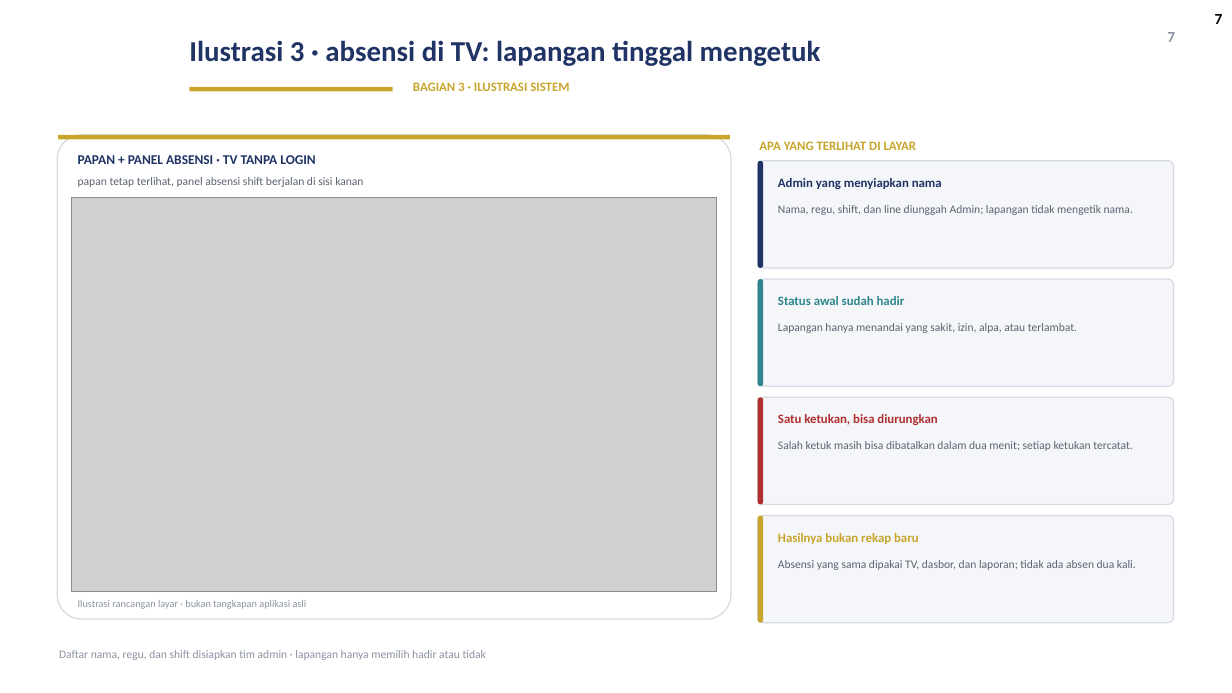
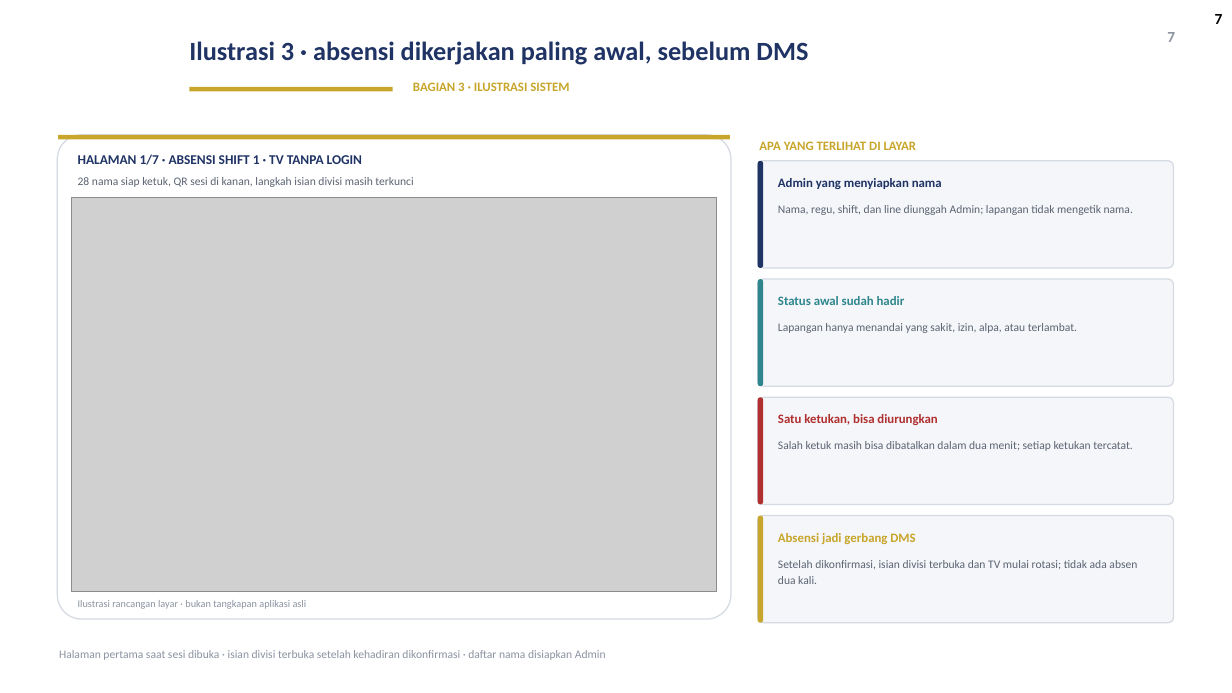
Before and after one commit to GalaxyDust/DailyMonitoringSystem_App, a slide deck: slide 7 of docs/laporan/DMS_Digitalisasi_v1.pptx. Drawn at 1232x693 pixels with LibreOffice and Linux fonts; fonts in the diff are those of the drawing; grey boxes stand for pictures; background and template pictures are left out. Boxes give left, top, right and bottom in pixels: in the first picture for what was removed or moved away, otherwise in the second. Text is boxed around its words. In the diff, an @@ line names an element or a change of style, - is before the commit and + after.

```diff
--- a/docs/laporan/DMS_Digitalisasi_v1.pptx
+++ b/docs/laporan/DMS_Digitalisasi_v1.pptx
@@ title at [189, 41, 808, 65]: text changed; size 22.5 to 20.5 pt @@
-Ilustrasi 3 · absensi di TV: lapangan tinggal mengetuk
+Ilustrasi 3 · absensi dikerjakan paling awal, sebelum DMS
@@ text at [78, 154, 362, 165]: text changed @@
-PAPAN + PANEL ABSENSI · TV TANPA LOGIN
+HALAMAN 1/7 · ABSENSI SHIFT 1 · TV TANPA LOGIN
@@ text at [78, 177, 413, 187]: text changed @@
-papan tetap terlihat, panel absensi shift berjalan di sisi kanan
+28 nama siap ketuk, QR sesi di kanan, langkah isian divisi masih terkunci
@@ text at [778, 533, 915, 544]: text changed @@
-Hasilnya bukan rekap baru
+Absensi jadi gerbang DMS
@@ text at [778, 560, 1137, 584]: text changed @@
-Absensi yang sama dipakai TV, dasbor, dan laporan; tidak ada absen dua kali.
+Setelah dikonfirmasi, isian divisi terbuka dan TV mulai rotasi; tidak ada absen dua kali.
@@ text at [59, 650, 606, 660]: text changed @@
-Daftar nama, regu, dan shift disiapkan tim admin · lapangan hanya memilih hadir atau tidak
+Halaman pertama saat sesi dibuka · isian divisi terbuka setelah kehadiran dikonfirmasi · daftar nama disiapkan Admin
```
Also in this commit, not shown: 2 other slides changed, 3 slides added, 17 other files.
